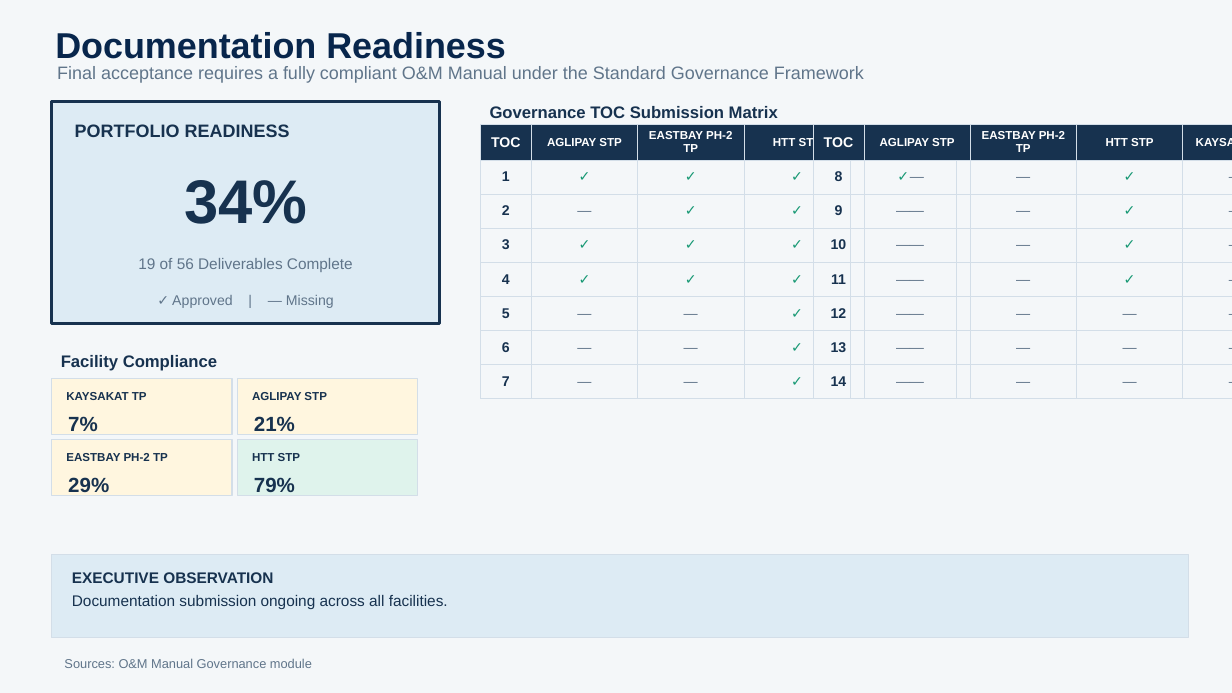
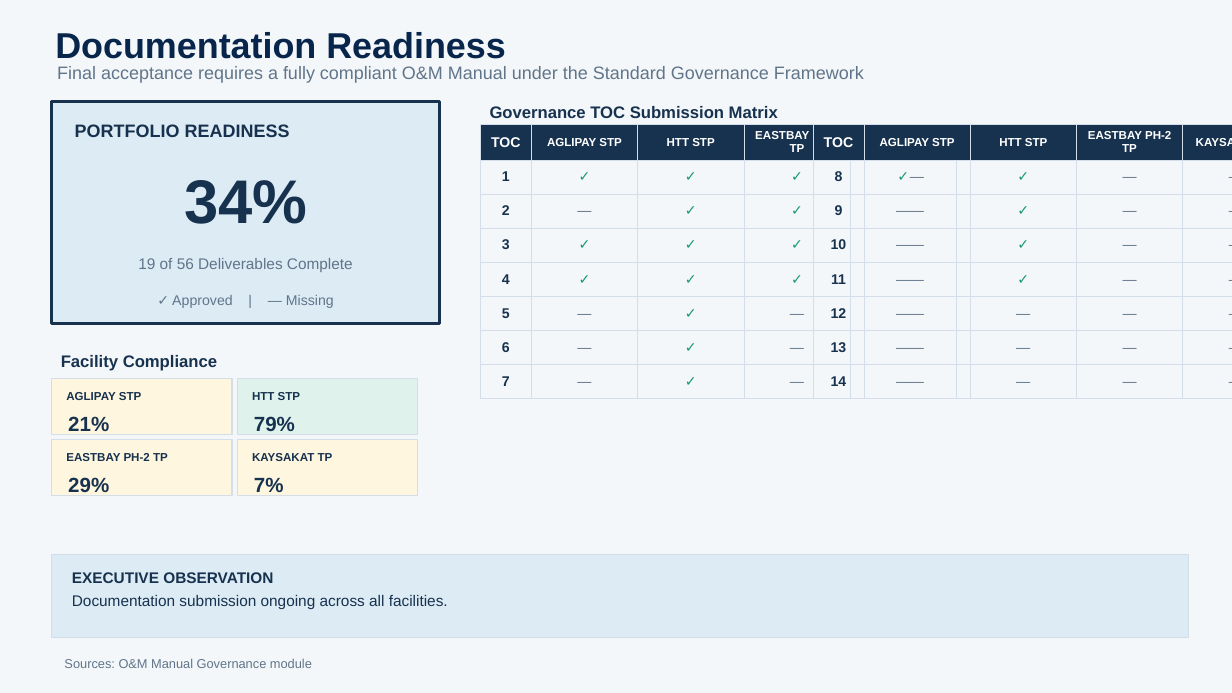
Before and after one commit to estrangender26/odm-dashboard, a slide deck: slide 3 of OM-Governance-Onboarding-Progress-TEST.pptx. Drawn at 1232x693 pixels with LibreOffice and Linux fonts; fonts in the diff are those of the drawing. Boxes give left, top, right and bottom in pixels: in the first picture for what was removed or moved away, otherwise in the second. Text is boxed around its words. In the diff, an @@ line names an element or a change of style, - is before the commit and + after.

```diff
--- a/OM-Governance-Onboarding-Progress-TEST.pptx
+++ b/OM-Governance-Onboarding-Progress-TEST.pptx
@@ table at (x1=481, y1=125, x2=957, y2=397) @@
-row 1, column 3: EASTBAY PH-2 TP
+row 1, column 3: HTT STP
-row 1, column 4: HTT STP
+row 1, column 4: EASTBAY PH-2 TP
-row 6, column 3: —
+row 6, column 3: ✓
-row 6, column 4: ✓
+row 6, column 4: —
-row 7, column 3: —
+row 7, column 3: ✓
-row 7, column 4: ✓
+row 7, column 4: —
-row 8, column 3: —
+row 8, column 3: ✓
-row 8, column 4: ✓
+row 8, column 4: —
@@ table at (x1=813, y1=125, x2=1232, y2=397) @@
-row 1, column 3: EASTBAY PH-2 TP
+row 1, column 3: HTT STP
-row 1, column 4: HTT STP
+row 1, column 4: EASTBAY PH-2 TP
-row 2, column 3: —
+row 2, column 3: ✓
-row 2, column 4: ✓
+row 2, column 4: —
-row 3, column 3: —
+row 3, column 3: ✓
-row 3, column 4: ✓
+row 3, column 4: —
-row 4, column 3: —
+row 4, column 3: ✓
-row 4, column 4: ✓
+row 4, column 4: —
-row 5, column 3: —
+row 5, column 3: ✓
-row 5, column 4: ✓
+row 5, column 4: —
@@ rectangle at (x1=238, y1=379, x2=418, y2=434): fill #FFF6DF to #DFF3EC @@
@@ text at (x1=66, y1=392, x2=141, y2=400): text changed @@
-KAYSAKAT TP
+AGLIPAY STP
@@ text at (x1=68, y1=416, x2=109, y2=431): text changed @@
-7%
+21%
@@ text "79%" moved from (x1=254, y1=477, x2=295, y2=492) to (x1=254, y1=416, x2=295, y2=431) @@
@@ text at (x1=252, y1=392, x2=300, y2=400): text changed @@
-AGLIPAY STP
+HTT STP
@@ text removed at (x1=254, y1=416, x2=295, y2=431) @@
-21%
@@ rectangle at (x1=238, y1=440, x2=418, y2=495): fill #DFF3EC to #FFF6DF @@
@@ text at (x1=252, y1=453, x2=333, y2=461): text changed @@
-HTT STP
+KAYSAKAT TP
@@ text added at (x1=254, y1=477, x2=284, y2=492), 16 pt, text #17324F, bold @@
+7%
```
Also in this commit, not shown: 2 other slides changed, 6 other files.
